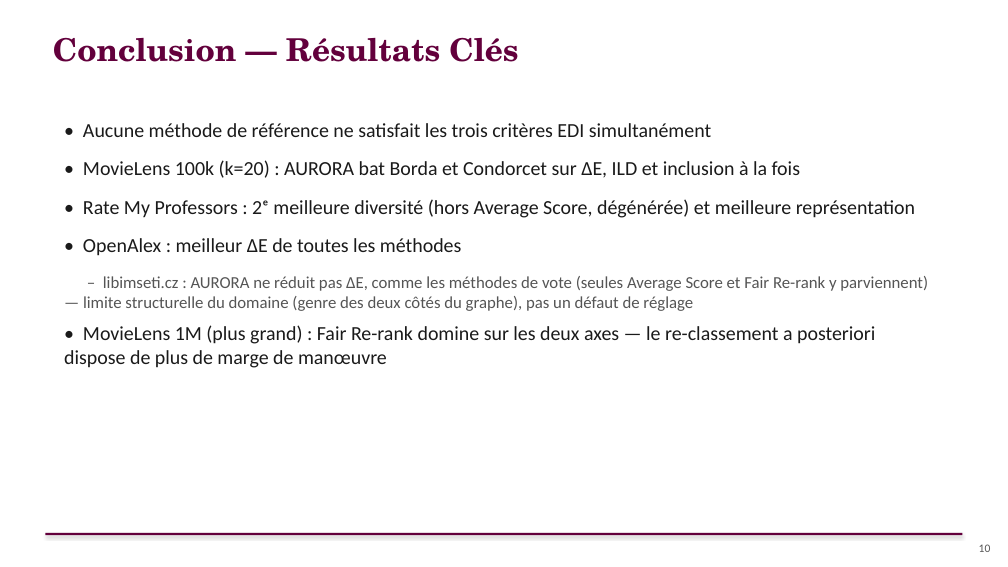
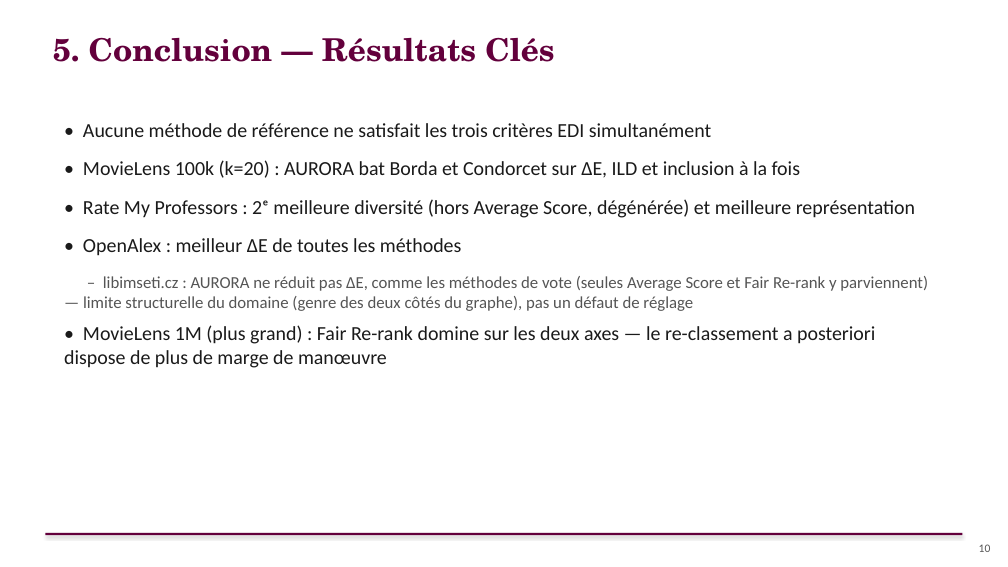
Before and after one commit to sitaacisse-boop/EDI, a slide deck: slide 10 of presentation/AURORA_Soutenance_FR.pptx. Drawn at 1008x567 pixels with LibreOffice and Linux fonts; fonts in the diff are those of the drawing. Boxes give left, top, right and bottom in pixels: in the first picture for what was removed or moved away, otherwise in the second. Text is boxed around its words. In the diff, an @@ line names an element or a change of style, - is before the commit and + after.

```diff
--- a/presentation/AURORA_Soutenance_FR.pptx
+++ b/presentation/AURORA_Soutenance_FR.pptx
@@ text at [53, 37, 554, 62]: text changed @@
-Conclusion — Résultats Clés
+5. Conclusion — Résultats Clés
```
Also in this commit, not shown: 8 other slides changed.
